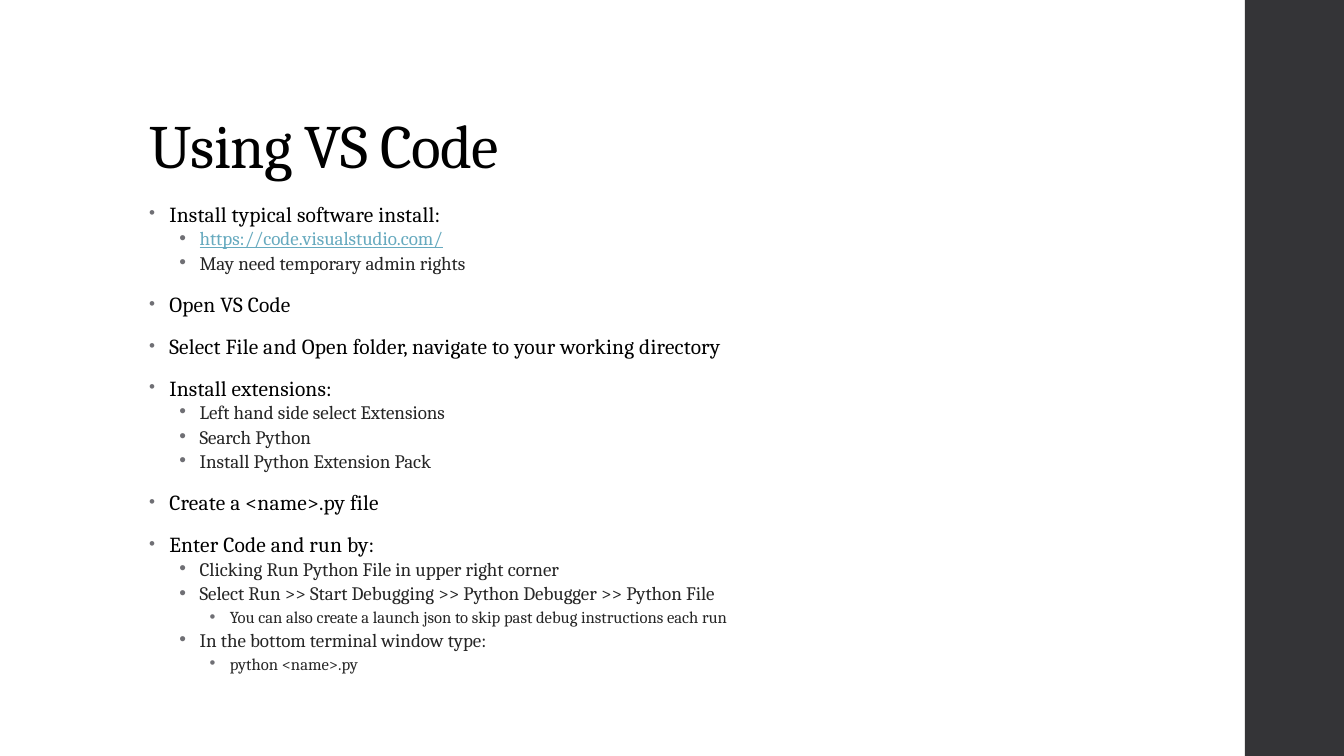
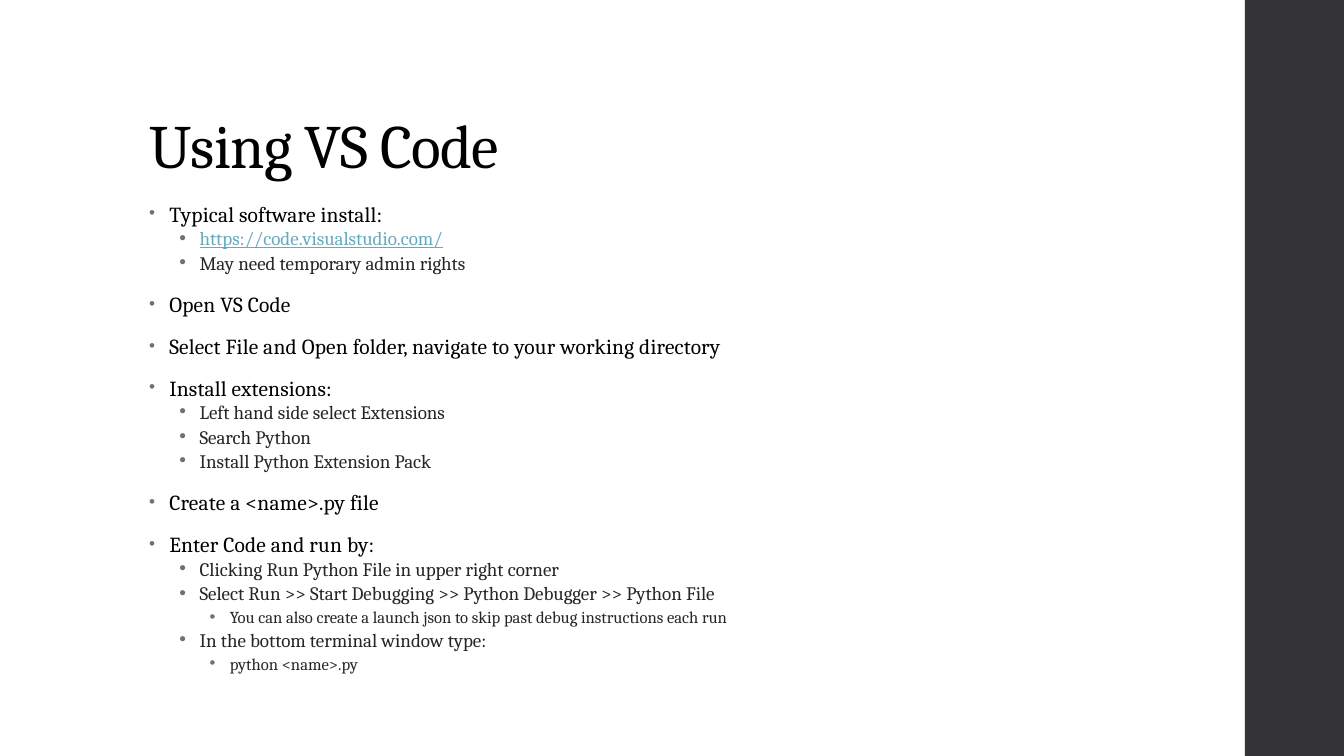
Before and after one commit to AdamKortis/cchmc_python_getting_started, a slide deck: slide 11 of Getting Started with Python for Data Analytics.pptx. Drawn at 1344x756 pixels with LibreOffice and Linux fonts; fonts in the diff are those of the drawing. Boxes give left, top, right and bottom in pixels: in the first picture for what was removed or moved away, otherwise in the second. Text is boxed around its words. In the diff, an @@ line names an element or a change of style, - is before the commit and + after.

```diff
--- a/Getting Started with Python for Data Analytics.pptx
+++ b/Getting Started with Python for Data Analytics.pptx
@@ text at (169,206,383,227): text changed @@
-• Install typical software install:
+• Typical software install:
```
Also in this commit, not shown: 6 other slides changed.
